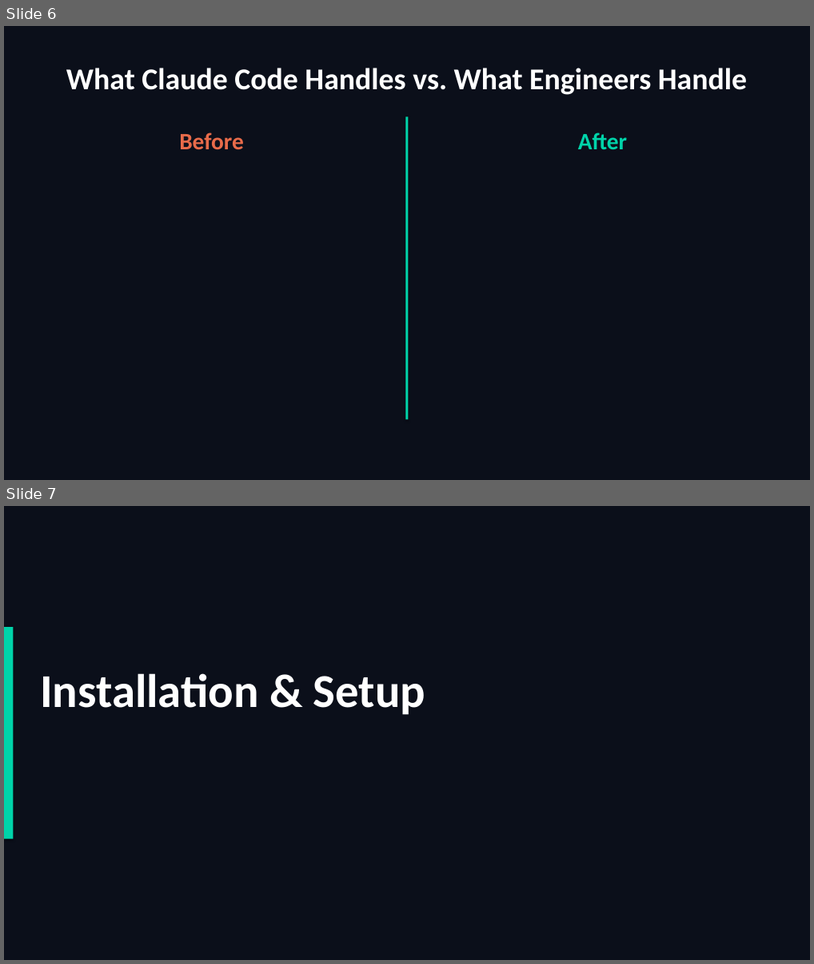
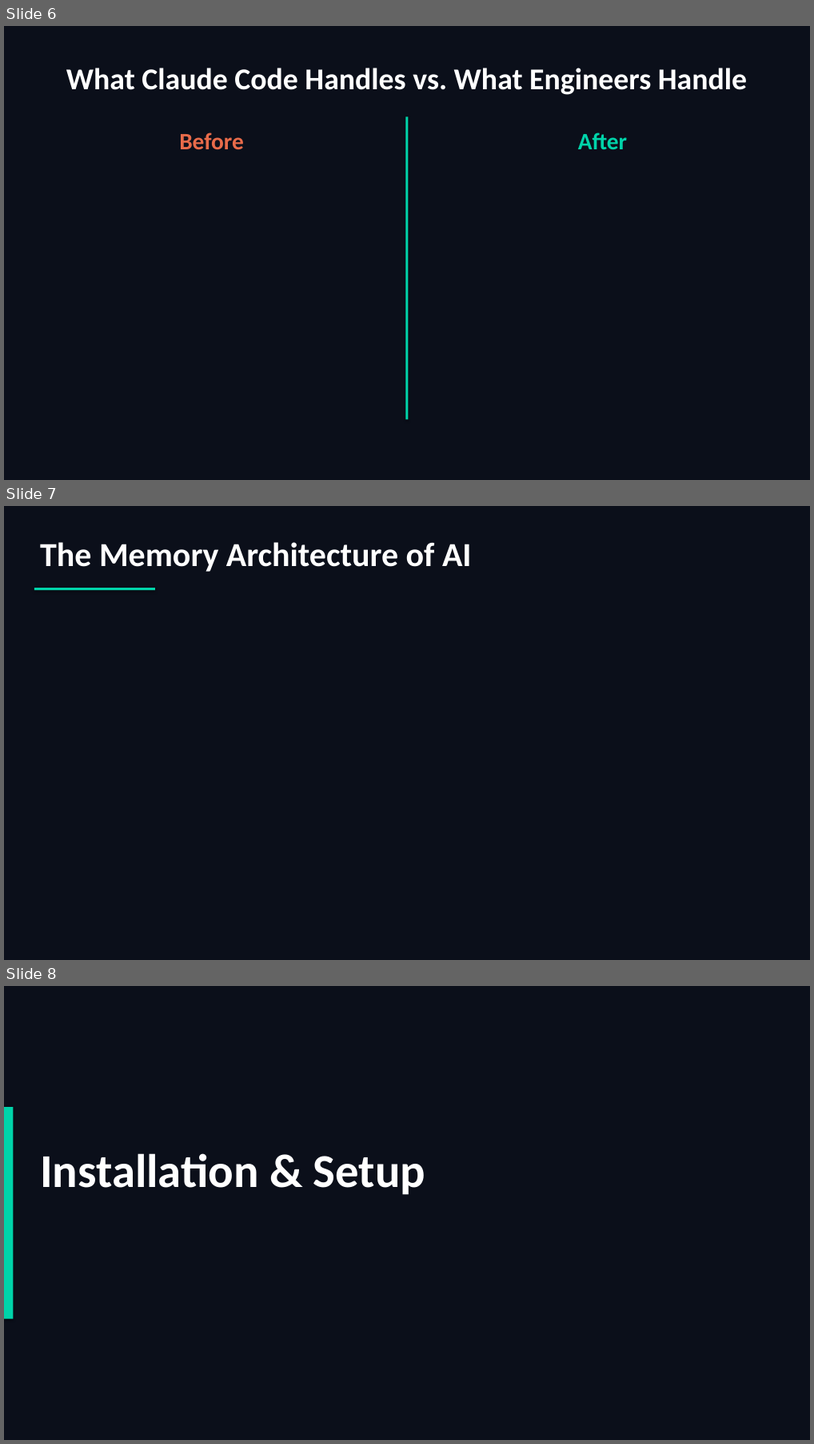
Before and after one commit to scottrhay/AIA-ClaudeCopilot, a slide deck: slides/Day2_Claude_Code_Fundamentals.pptx. Shown one above the other, each under a label of ours: slides 6 and 7 before the commit, slides 6, 7 and 8 after it. The pictures are 814x964 and 814x1444 pixels, drawn with LibreOffice and Linux fonts; fonts in the diff are those of the drawing. Boxes give left, top, right and bottom in pixels: in the first picture for what was removed or moved away, otherwise in the second. Text is boxed around its words. In the diff, an @@ line names an element or a change of style, - is before the commit and + after.

Commit message:
Add Memory Architecture mental model slide to Day 2 opening
New slide 7: 4-row human-to-AI memory comparison
Working memory → Context window, Short-term → Session history,
Long-term → CLAUDE.md/RAG/files, Muscle memory → Skills/commands

Day 2 now 106 slides. Sets conceptual foundation for all Day 2 topics.

```diff
--- a/slides/Day2_Claude_Code_Fundamentals.pptx
+++ b/slides/Day2_Claude_Code_Fundamentals.pptx
@@ slide 7 added at <box>4,506,810,960</box>, background #0B0F1A @@
@@ text added at <box>40,542,472,572</box>, 40 pt, text #FFFFFF, bold @@
+The Memory Architecture of AI
@@ rectangle added at <box>34,588,155,590</box>, fill #00D4AA @@
@@ what was slide 7 is now slide 8 @@
```
